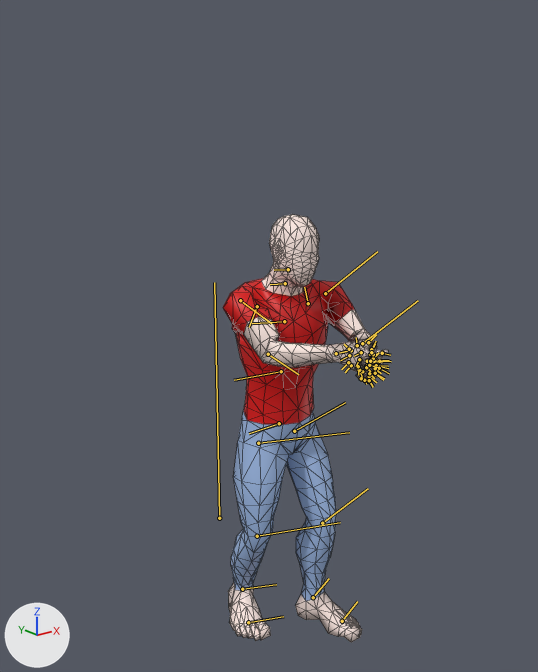
One commit to the FBX model Assets/Animations/FPS Character Animation Pack/Animations/Idle/SH/Standing/Switching/Switch_Weapons_SH.fbx: the scene before it, then after it.
Rendered twice from a 50 mm lens placed at (-1.49, -2.17, 1.58), pointed at (0.16, -0.11, 0.75). The lights are fixed; the arrows at lower left show +X, +Y and +Z. Both versions are drawn at frame 96 of the action 'Take 001'; the numbers are the values there. The bones that bend it are drawn over the model as lines. Mesh edges are drawn as thin lines.

Objects in the first picture: 'HumanoidAvatar2_0'.
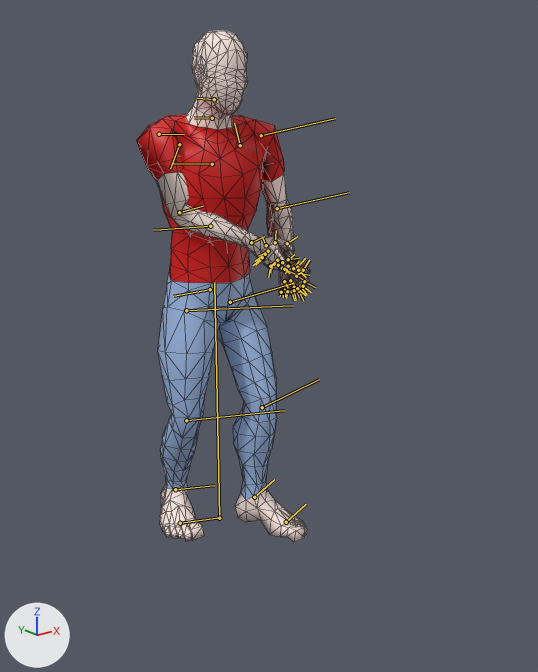
Scene script edits in JSON lines:
```json
{"block": "bone_spine1_loresspine1", "where": "bone_spine1_loresspine1 = bpy.data.objects['Armature'].pose.bones['spine1_loResSpine1']  # child of 'WorldJoint'"}
{"op": "set", "path": "bone_spine1_loresspine1.location", "old": "(-64.6, -31.7, 1.7)", "new": "(-2.8, 0.9, -1.5)"}
{"block": "bone_leftarm1_loresupperarm", "where": "bone_leftarm1_loresupperarm = bpy.data.objects['Armature'].pose.bones['leftArm1_LoResUpperArm']  # child of 'leftArm1_LoResClavical'"}
{"op": "set", "path": "bone_leftarm1_loresupperarm.rotation_quaternion", "old": "(0.757, -0.241, -0.512, -0.327)", "new": "(0.773, -0.039, -0.24, -0.586)", "note": "degrees (-5, -69, -44) -> degrees (14, -25, -77)"}
{"block": "bone_rightarm1_loresupperarm", "where": "bone_rightarm1_loresupperarm = bpy.data.objects['Armature'].pose.bones['rightArm1_LoResUpperArm']  # child of 'rightArm1_LoResClavical'"}
{"op": "set", "path": "bone_rightarm1_loresupperarm.rotation_quaternion", "old": "(0.735, -0.253, -0.44, -0.45)", "new": "(0.635, 0.003, -0.344, -0.692)", "note": "degrees (3, -61, -65) -> degrees (32, -26, -102)"}
```

What differs and where, as boxes (x1, y1, x2, y2) in the pictures (538 x 672 px):
```json
{"object": "HumanoidAvatar2_0", "change": "posed", "before": [223, 214, 388, 642], "after": [136, 30, 311, 542], "on screen": "6% wider, 20% taller"}
{"bone": "spine1_loResSpine1", "before": "(279, 423) to (249, 433)", "after": "(210, 289) to (173, 296)"}
{"bone": "leftArm1_LoResUpperArm", "before": "(325, 293) to (377, 251)", "after": "(261, 135) to (335, 118)"}
{"bone": "rightArm1_LoResUpperArm", "before": "(240, 300) to (271, 323)", "after": "(159, 134) to (184, 134)"}
```
